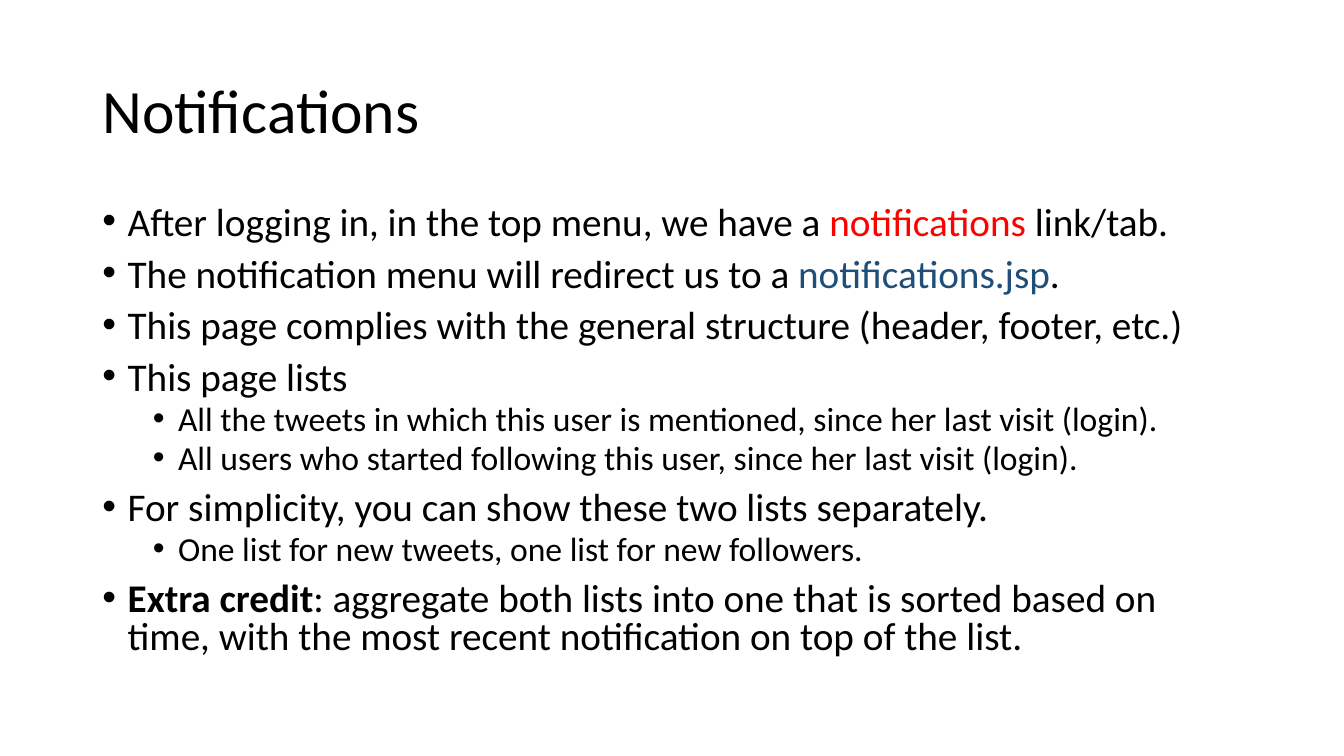
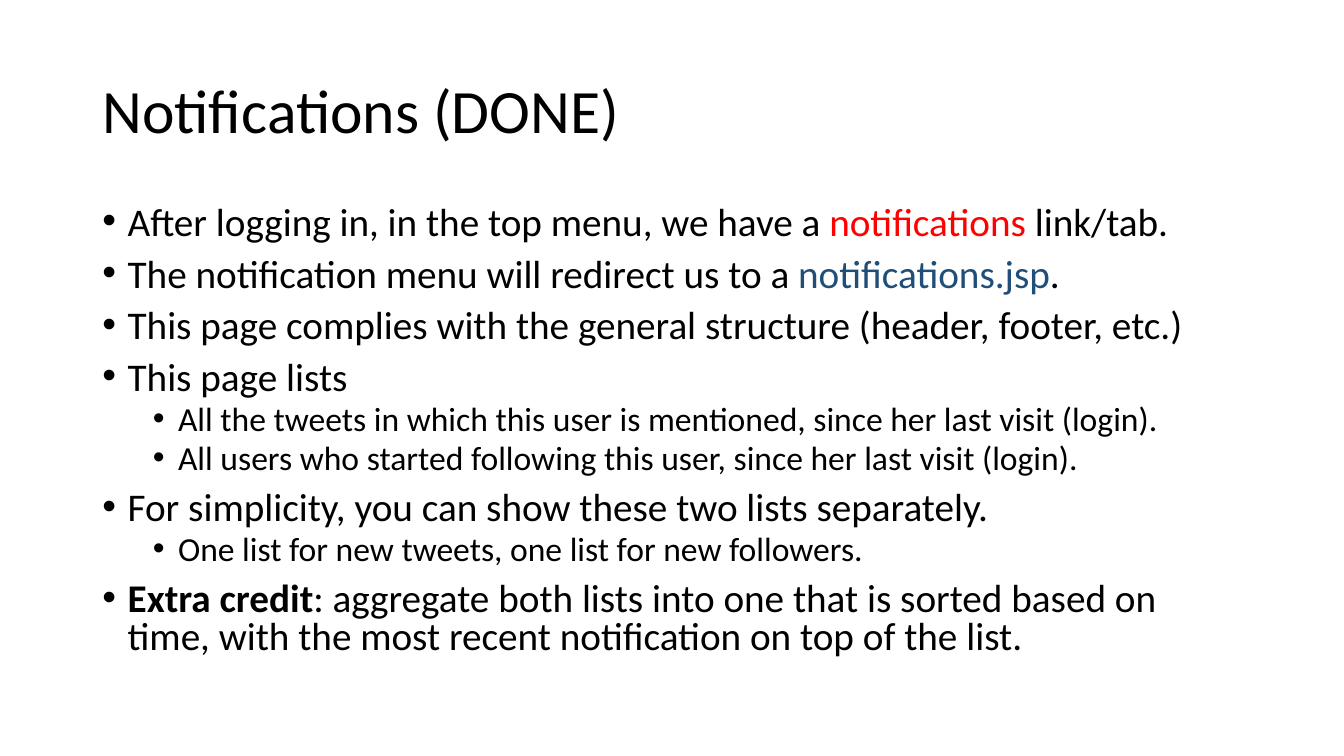
Before and after one commit to SoeOrl/MiniTwitter, a slide deck: slide 5 of Final+Project.pptx. Drawn at 1344x756 pixels with LibreOffice and Linux fonts; fonts in the diff are those of the drawing. Boxes give left, top, right and bottom in pixels: in the first picture for what was removed or moved away, otherwise in the second. Text is boxed around its words. In the diff, an @@ line names an element or a change of style, - is before the commit and + after.

```diff
--- a/Final+Project.pptx
+++ b/Final+Project.pptx
@@ title at (102, 88, 619, 142): text changed @@
-Notifications
+Notifications (DONE)
```
Also in this commit, not shown: 6 other slides changed.
